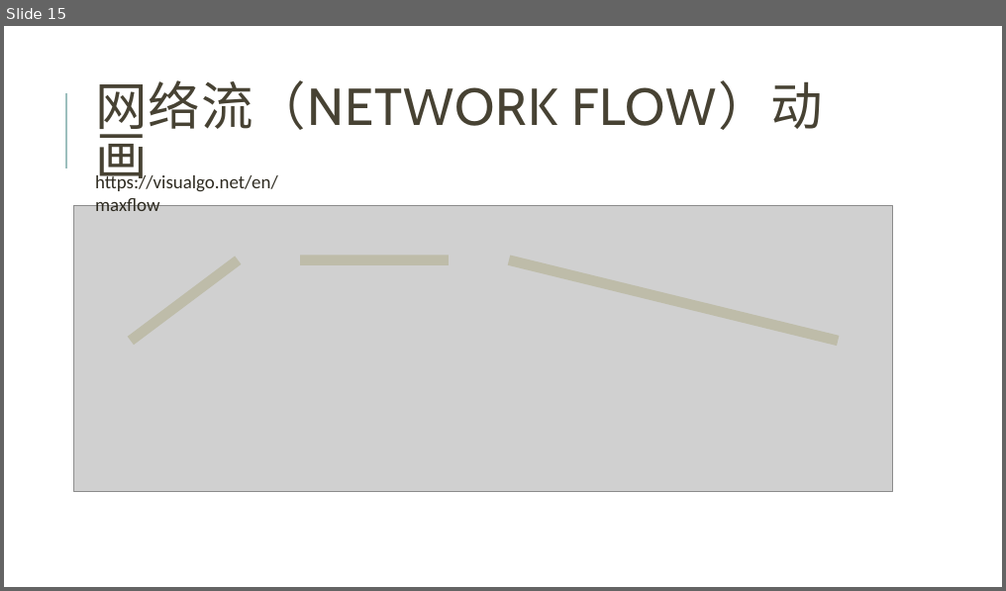
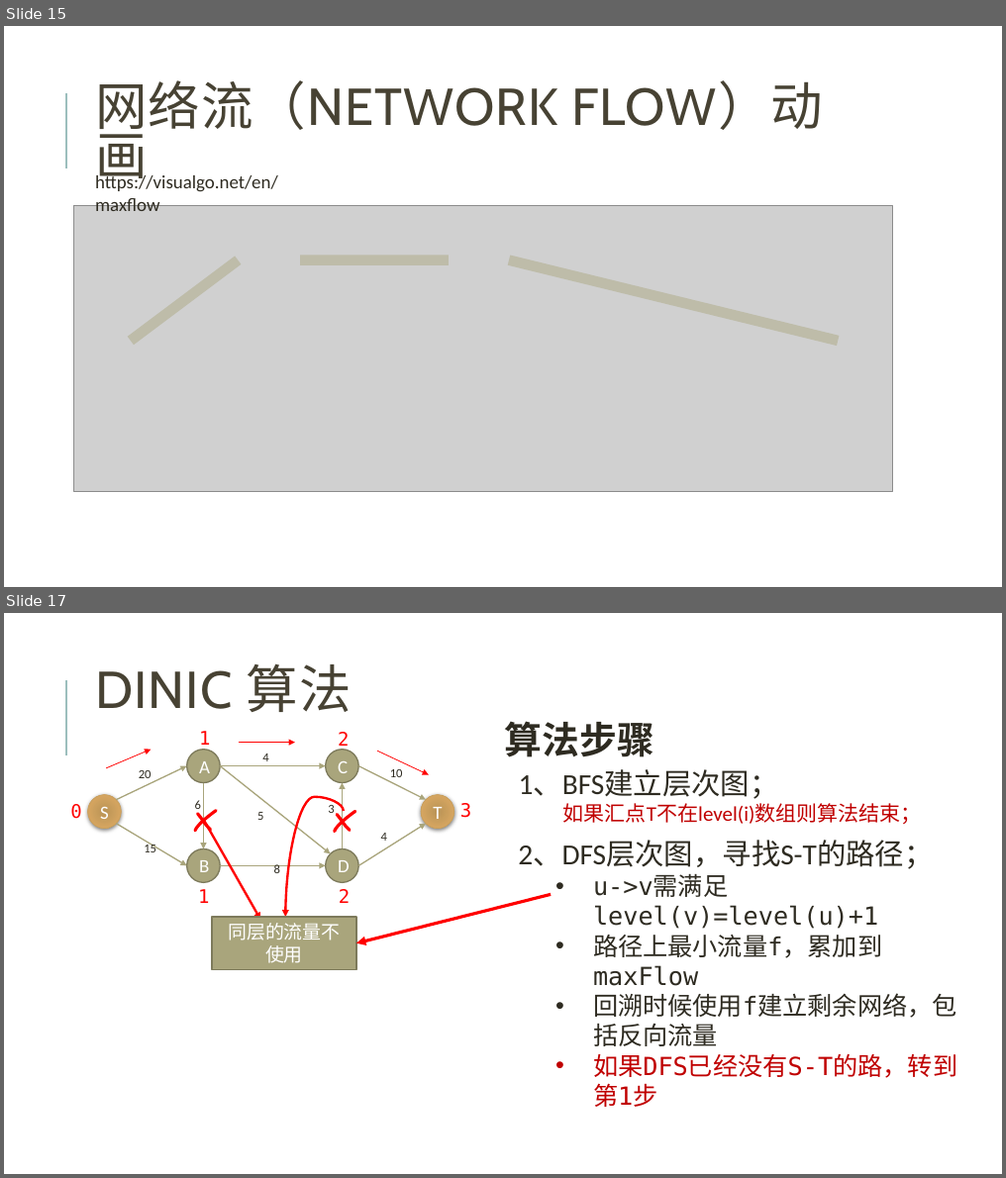
Before and after one commit to gzshawnliang/competitive-programming, a slide deck: doc/NetworkFlow/网络流.pptx. Shown one above the other, each under a label of ours: slide 15 before the commit, slides 15 and 17 after it; the slides between them are not shown. The pictures are 1006x591 and 1006x1178 pixels, drawn with LibreOffice and Linux fonts; fonts in the diff are those of the drawing; grey boxes stand for pictures. Boxes give left, top, right and bottom in pixels: in the first picture for what was removed or moved away, otherwise in the second. Text is boxed around its words. In the diff, an @@ line names an element or a change of style, - is before the commit and + after.

```diff
--- a/doc/NetworkFlow/网络流.pptx
+++ b/doc/NetworkFlow/网络流.pptx
@@ slide 17 added at bbox=[4, 613, 1002, 1174], background #FFFFFF; not listed: 1 template element that a slide beside it also shows @@
@@ title added at bbox=[95, 663, 351, 712], 50 pt, text #474233 @@
+DINIC 算法
@@ text added at bbox=[199, 731, 210, 750], 18 pt, text #FF0000 @@
+1
@@ text added at bbox=[505, 721, 654, 758], 36 pt, text #2E2B21, bold @@
+算法步骤
@@ arrow added from (106, 768) to (151, 750), #FF0000 0.75 pt @@
@@ arrow added from (239, 743) to (295, 743), #FF0000 0.75 pt @@
@@ text added at bbox=[338, 732, 349, 751], 18 pt, text #FF0000 @@
+2
@@ arrow added from (377, 751) to (429, 774), #FF0000 0.75 pt @@
@@ text added at bbox=[519, 769, 779, 799], 28 pt, text #2E2B21 @@
+1、BFS建立层次图；
@@ text added at bbox=[70, 804, 81, 819], 18 pt, text #FF0000 @@
+0
@@ group added at bbox=[88, 750, 453, 882]: 9 arrows, 9 texts, 6 ellipses @@
+S
+A
+B
+D
+C
+T
+4
+20
+10
+15
+8
+5
+3
+4
+6
@@ freeform shape added at bbox=[195, 811, 216, 831], outline #FF0000 3 pt @@
@@ arrow added from (204, 820) to (260, 920), #FF0000 2.25 pt @@
@@ curved arrow added from (344, 811) to (285, 917), #FF0000 2.25 pt @@
@@ freeform shape added at bbox=[334, 811, 355, 832], outline #FF0000 3 pt @@
@@ text added at bbox=[460, 803, 471, 818], 18 pt, text #FF0000 @@
+3
@@ text added at bbox=[563, 803, 922, 824], 20 pt, text #C00000 @@
+如果汇点T不在level(i)数组则算法结束；
@@ text added at bbox=[518, 841, 957, 1107], 24 pt, text #2E2B21 @@
+2、DFS层次图，寻找S-T的路径；
+  • u->v需满足level(v)=level(u)+1
+  • 路径上最小流量f，累加到maxFlow
+  • 回溯时候使用f建立剩余网络，包括反向流量
+  • 如果DFS已经没有S-T的路，转到第1步
@@ text added at bbox=[198, 889, 209, 903], 18 pt, text #FF0000 @@
+1
@@ text added at bbox=[339, 889, 350, 903], 18 pt, text #FF0000 @@
+2
@@ arrow added from (550, 894) to (356, 943), #FF0000 3 pt @@
@@ rectangle added at bbox=[212, 917, 356, 970], fill #A9A57C, outline #7D7A5C 1.25 pt, 18 pt, text #FFFFFF @@
+同层的流量不使用
```
Also in this commit, not shown: 4 slides changed, 1 other file.
